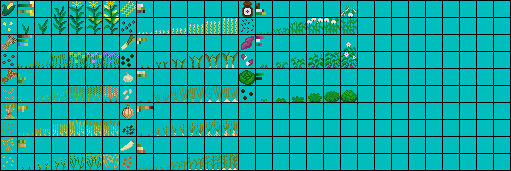
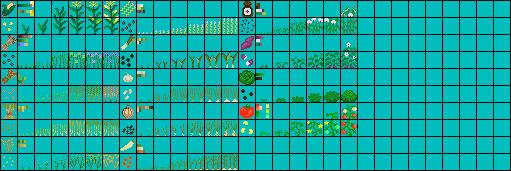
Revision of a layered 511 x 171 image; what changed, layer by layer:
showed group "tomato_group" (9 layers) over (x1=240, y1=104, x2=357, y2=136)
